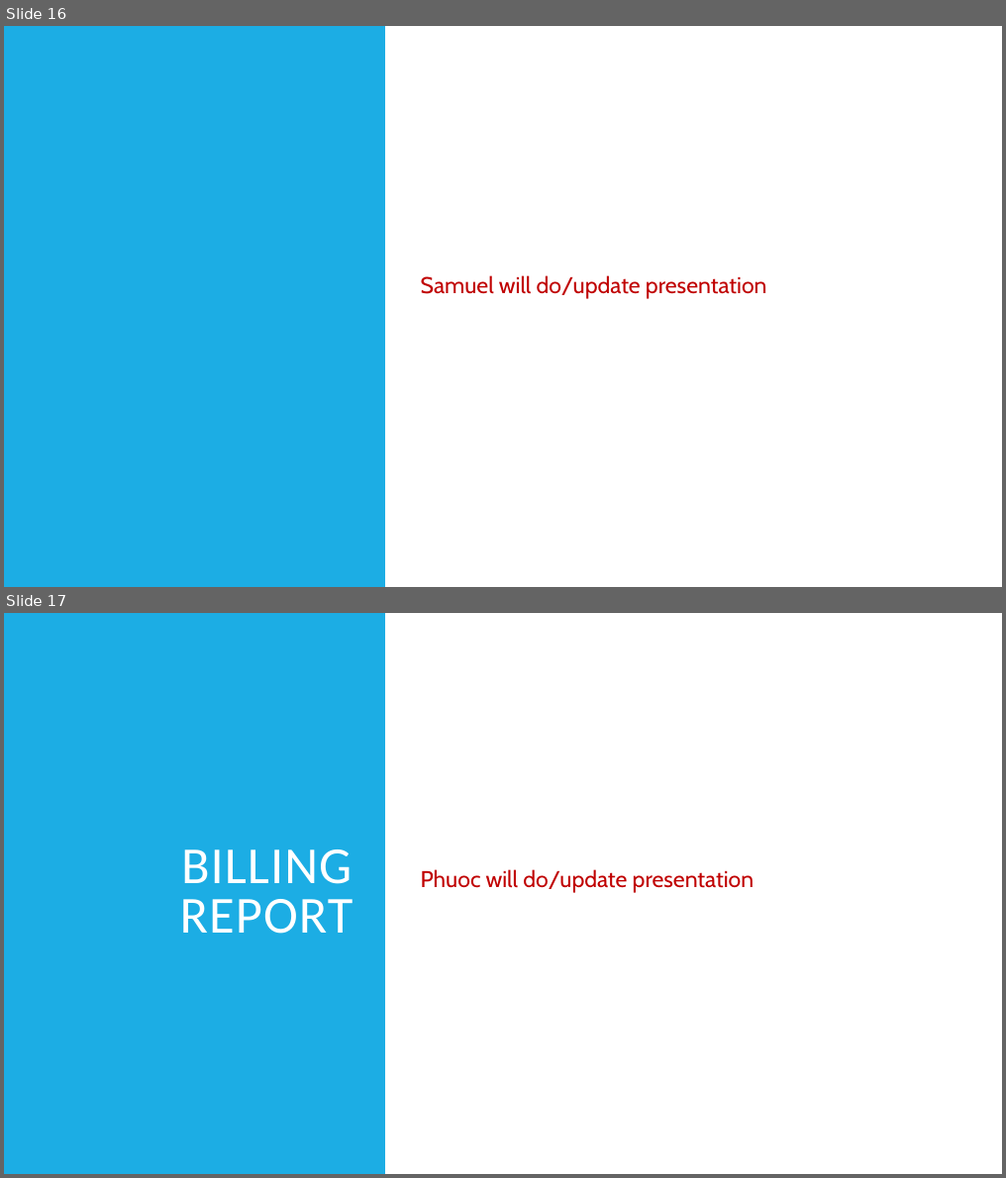
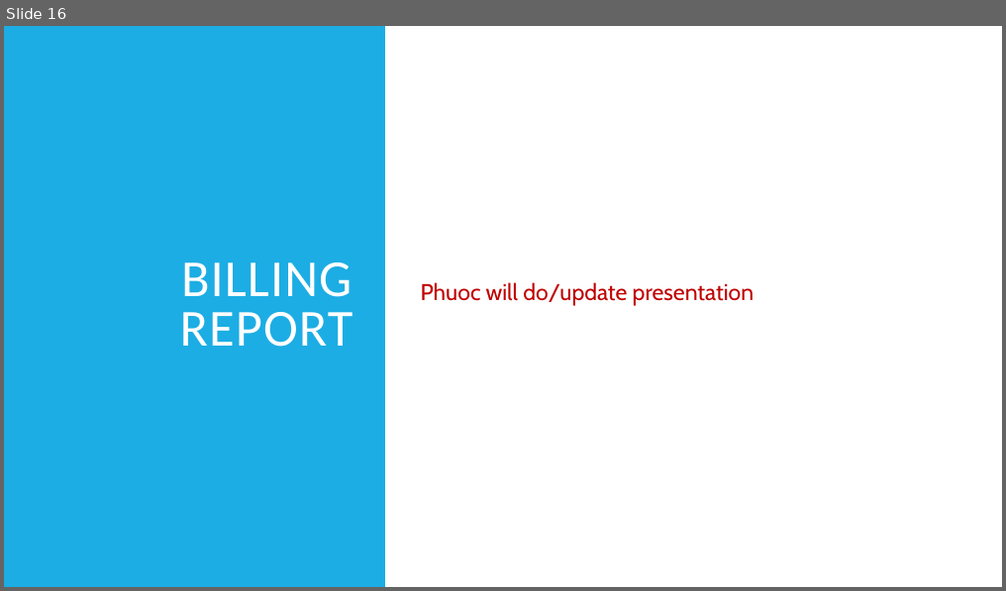
Before and after one commit to carwyndoan/bankproj, a slide deck: documents/Project Presentation.pptx. Shown one above the other, each under a label of ours: slides 16 and 17 before the commit, slide 16 after it. The pictures are 1006x1178 and 1006x591 pixels, drawn with LibreOffice and Linux fonts; fonts in the diff are those of the drawing; background and template pictures are left out. Boxes give left, top, right and bottom in pixels: in the first picture for what was removed or moved away, otherwise in the second. Text is boxed around its words. In the diff, an @@ line names an element or a change of style, - is before the commit and + after.

```diff
--- a/documents/Project Presentation.pptx
+++ b/documents/Project Presentation.pptx
@@ slide 16 removed at (4,26,1002,587), background picture (left out) @@
@@ rectangle removed at (4,26,385,587) @@
@@ text removed at (421,275,767,299) @@
-  Samuel will do/update presentation
@@ what was slide 17 is now slide 16 @@
```
Also in this commit, not shown: 5 slides changed, 1 other file.
